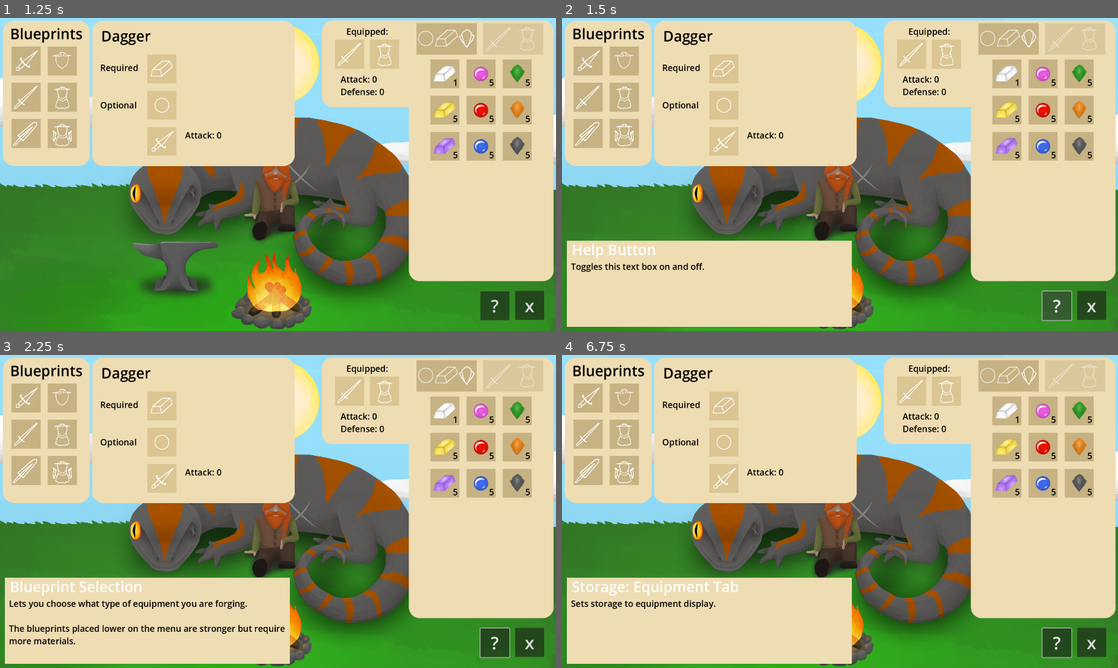
Above: before the commit, frames 1-4 (two rows, left to right).
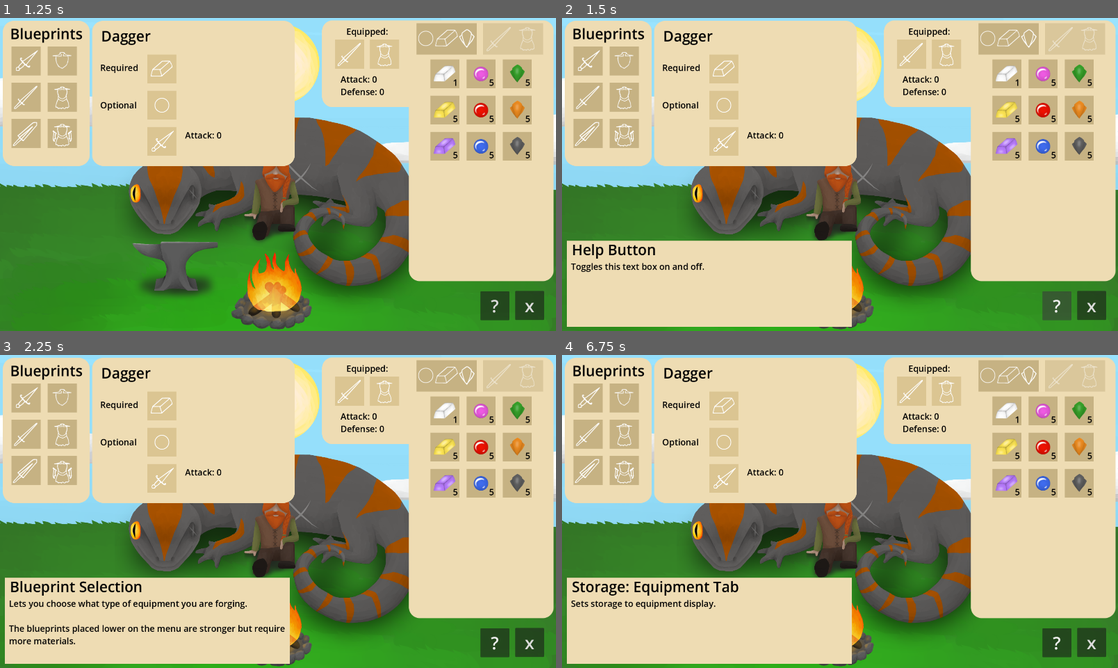
Above: after the commit, the same moments.

Repository: OrusLiOx/To-Slay-A-Dragon
Game: Godot game, scene res://Scenes/main.tscn
Two runs of this game, one before a commit and one after it. Both use one fixed random seed, a clock stepped at 60 frames per second and the inputs below. The engine's default icon, where the game draws it, is replaced by a stand-in: a white triangle on a blue panel in a dark square.
Inputs (mouse positions are in pixels of both pictures, inside the frame that each line leads up to):
- Up to frame 1 (1.25 s): click (172, 271) at 0.5 s
- Up to frame 2 (1.5 s): click "?" at 1.25 s
- Up to frame 3 (2.25 s): click (27, 398) at 2 s
- Up to frame 4 (6.75 s): click (589, 433) at 2.77 s; click (589, 470) at 3.52 s; click (623, 398) at 4.27 s; click (623, 433) at 5.02 s; click (623, 470) at 5.77 s; click (1073, 376) at 6.5 s

Frame 1 is identical in both runs. In frame 2, 0.3% of the frame differs, in the area x 2-92%, y 72-97%; in frame 3, 0.5%; in frame 4, 0.5%, in the area x 1-92%, y 72-97%.

Commit message:
cleaned up camp related scenes/scripts

Diff:
--- a/Godot/Scenes/Camp/Scripts/Blacksmith.gd
+++ b/Godot/Scenes/Camp/Scripts/Blacksmith.gd
@@ -35,12 +35,13 @@
 	pass # Replace with function body.
 
 
-# Called every frame. 'delta' is the elapsed time since the previous frame.
 func _process(delta):
+	# fades out text box if necessary
 	if !active or (!inBlacksmith and !inTextBox):
 		dialogue.modulate.a = move_toward(dialogue.modulate.a,0,.5*delta)
 	pass
 
+# trigger dialogue when clicked
 func _on_button_down():
 	if !active:
 		return
@@ -53,6 +54,7 @@
 		specialDialogue.remove_at(0);
 	pass # Replace with function body.
 
+# dialogue fade/reapear based on mouse overlap
 func _on_mouse_entered():
 	if !active:
 		return
--- a/Godot/Scenes/Camp/Sky.gd
+++ b/Godot/Scenes/Camp/Scripts/Sky.gd
@@ -3,26 +3,20 @@
 var moving
 
 var bodies
-var sun
 var moon
 var sky
 
 var curAngle
 var angleDest
 
-# Called when the node enters the scene tree for the first time.
 func _ready():
 	moving = false
 	curAngle = 0
 	angleDest = 0
 	bodies = $Bodies
-	sun = $Bodies/Sun
 	moon = $Bodies/Moon
 	sky = $Sky
 
-	pass # Replace with function body.
-
-# Called every frame. 'delta' is the elapsed time since the previous frame.
 func _process(delta):
 	if moving:
 		bodies.rotate(3*delta)
@@ -41,7 +35,6 @@
 		else:
 			sky.position.y = 2*((moon.global_position.y-global_position.y)+381) - 850
 
-	pass
 
 func turn(incr = 1):
 	if incr <=0:
--- a/Godot/Scenes/Camp/Scripts/camp.gd
+++ b/Godot/Scenes/Camp/Scripts/camp.gd
@@ -11,18 +11,19 @@
 
 # Called when the node enters the scene tree for the first time.
 func _ready():
-	mouse = InputEventMouseMotion.new()
-	touchingLizor = false
 	heartParticles = $Lizor/GPUParticles2D
 	blacksmith = $Blacksmith
 	forge = $ForgeMenu
+
+	mouse = InputEventMouseMotion.new()
+	touchingLizor = false
+
 	$Anvil/Aura.visible = false
 	open()
 	pass # Replace with function body.
 
 func open():
 	_on_forge_menu_exit()
-	blacksmith.dialogue.modulate.a = 0
 
 func _process(_delta):
 	if touchingLizor and Input.is_action_pressed("Pet") and !forge.visible:
@@ -30,6 +31,7 @@
 	else:
 		heartParticles.amount_ratio = 0
 
+# open/close forge
 func _on_anvil_button_down():
 	blacksmith.active = false
 	$Anvil/Aura.visible = false
@@ -48,6 +50,7 @@
 
 	pass # Replace with function body.
 
+# anvil glow when hovered over
 func _on_anvil_mouse_entered():
 	if !forge.visible:
 		$Anvil/Aura.visible = true
@@ -57,6 +60,7 @@
 	$Anvil/Aura.visible = false
 	pass # Replace with function body.
 
+# detects if mouse is touching lizard
 func _on_lizor_mouse_entered():
 	touchingLizor =true
 	pass # Replace with function body.
@@ -65,6 +69,7 @@
 	touchingLizor =false
 	pass # Replace with function body.
 
+# tells main to switch to map
 func _on_switch_button_down():
 	emit_signal("toMap")
 	open()
--- a/Godot/Scenes/Camp/Scripts/camp_help.gd
+++ b/Godot/Scenes/Camp/Scripts/camp_help.gd
@@ -8,8 +8,8 @@
 
 # Called when the node enters the scene tree for the first time.
 func _ready():
-	text = $Label
-	header = $Label2
+	text = $Description
+	header = $Title
 	count = 1
 	_on_control_mouse_exited()
 	storage = storage.get_child(3)
@@ -60,7 +60,7 @@
 		text.text += "Clicking on an equipment equips/unequips it"
 	pass # Replace with function body.
 
-func _on_req_mouse_entered():
+func _on_required_mouse_entered():
 	count+=1
 	header.text = "Active Blueprint: Required Materials"
 	text.text = "Indicates materials that are required to forge the selected equipment.\n\n"
@@ -68,7 +68,7 @@
 	text.text+= "Clicking on a selected material in the blueprint will remove it."
 	pass # Replace with function body.
 
-func _on_req_2_mouse_entered():
+func _on_optional_mouse_entered():
 	count+=1
 	header.text = "Active Blueprint: Optional Materials"
 	text.text = "Indicates materials optional material that can be added to make the equipment stronger.\n\n"
@@ -76,7 +76,7 @@
 	text.text += "Clicking on a selected material in the blueprint will remove it."
 	pass # Replace with function body.
 
-func _on_req_3_mouse_entered():
+func _on_crafted_mouse_entered():
 	count+=1
 	header.text = "Active Blueprint: Equipment Preview"
 	text.text = "Displays the equipment to be forged and the stats it will provide.\n\n"
@@ -89,7 +89,7 @@
 	text.text = "Sets storage to material display.\n\n"
 	pass # Replace with function body.
 
-func _on_materials_2_mouse_entered():
+func _on_equipment_mouse_entered():
 	count+=1
 	header.text = "Storage: Equipment Tab"
 	text.text = "Sets storage to equipment display.\n\n"
--- a/Godot/Scenes/Camp/Scripts/forge_menu.gd
+++ b/Godot/Scenes/Camp/Scripts/forge_menu.gd
@@ -40,9 +40,9 @@
 		if Input.is_action_just_pressed("Blueprint"+str(i+1)):
 			load_blueprint(types[i])
 
-# blueprint stuff
+# initial blueprint menu setup
 func load_blueprint_selection():
-	var parent = $BlueprintSelect/Buttons
+	var parent = $BlueprintSelect/Blueprints
 	var x = 0
 	var y = 0
 	for type in types:
@@ -60,7 +60,7 @@
 	pass
 
 func generate_blueprint_base():
-	var parent = $ActiveBlueprint/Buttons
+	var parent = $ActiveBlueprint/SelectedParts
 
 	for x in range(0,4):
 		var child = partButScene.instantiate()
@@ -87,13 +87,15 @@
 	builtEquip = equipButScene.instantiate()
 	$ActiveBlueprint.add_child(builtEquip)
 	builtEquip.position = Vector2(parent.position.x,parent.position.y+250)
-	builtEquip.visible = false
-	builtEquip.disabled = true
+	builtEquip.visible = true
+	builtEquip.disabled = false
 	builtEquip.button_down.connect(craft_equip)
 
 	pass
 
+# handle switching blueprints
 func blueprint_button_down(type):
+	# if active blueprint isn't changed, clear parts from selection
 	if type == activeBlueprint:
 		for i in range(0,4):
 			if selectedParts[0][i].part.rarity >= 0:
@@ -106,10 +108,6 @@
 
 func load_blueprint(type):
 	activeBlueprint = type
-	$ActiveBlueprint.visible = true
-	if type != "":
-		$ActiveBlueprint/Label2.text = "Required\n\n\nOptional"
-	builtEquip.visible = true
 	$ActiveBlueprint/Type.text = type.capitalize()
 
 	match(type):
@@ -128,6 +126,7 @@
 		_:
 			set_blueprint_slots(["","","","","",""])
 			builtEquip.visible = false
+
 	storage.update()
 	update_equip_stats()
 	pass
@@ -210,7 +209,8 @@
 	update_equip_stats()
 
 func update_equip_stats():
-	var label = $ActiveBlueprint/Label
+	# determine value of crafted equipment
+	var label = $ActiveBlueprint/EquipStat
 	if activeBlueprint == "":
 		return
 
@@ -230,12 +230,13 @@
 
 	storage.update()
 
+	# if row 0 isn't filled, you can't craft
 	for partBut in selectedParts[0]:
 		if partBut.part.rarity == -1:
 			builtEquip.set_ghost(activeBlueprint)
 			builtEquip.disabled = true
 			return
-
+	# if row 0 is filled, build equip based on selected parts
 	var parts:Array = []
 	for arr in selectedParts:
 		for partBut in arr:
@@ -256,8 +257,6 @@
 				partBut.set_part(Part.new(partBut.part.type, -1))
 				partBut.update()
 	update_equip_stats()
-	pass
 
 func _on_help_button_down():
 	$HelpStuff.visible = !$HelpStuff.visible
-	pass # Replace with function body.
--- a/Godot/Scenes/Camp/forge_menu.tscn
+++ b/Godot/Scenes/Camp/forge_menu.tscn
@@ -8,7 +8,8 @@
 [ext_resource type="LabelSettings" uid="uid://cb4eflp81bok5" path="res://Themes/HeaderLabel.tres" id="6_p68io"]
 [ext_resource type="PackedScene" uid="uid://ly2lqh5cyg56" path="res://Scenes/StorageUI/storage.tscn" id="7_uefke"]
 [ext_resource type="Script" path="res://Scenes/Camp/Scripts/camp_help.gd" id="8_sxyww"]
-[ext_resource type="LabelSettings" uid="uid://cysjrmkj5ucc5" path="res://Themes/HeaderLabel_White.tres" id="9_bn2ai"]
+
+[sub_resource type="StyleBoxEmpty" id="StyleBoxEmpty_rnipj"]
 
 [node name="ForgeMenu" type="Node2D"]
 script = ExtResource("1_5tl1t")
@@ -21,6 +22,7 @@
 offset_right = 1879.0
 offset_bottom = 1042.0
 theme_override_font_sizes/font_size = 60
+theme_override_styles/focus = SubResource("StyleBoxEmpty_rnipj")
 text = "x"
 
 [node name="Help" type="Button" parent="."]
@@ -29,6 +31,7 @@
 offset_right = 1759.0
 offset_bottom = 1043.0
 theme_override_font_sizes/font_size = 60
+theme_override_styles/focus = SubResource("StyleBoxEmpty_rnipj")
 text = "?"
 
 [node name="ActiveBlueprint" type="Node2D" parent="."]
@@ -37,10 +40,10 @@
 [node name="UIbackdrop" parent="ActiveBlueprint" instance=ExtResource("4_xr85d")]
 layer_0/tile_data = PackedInt32Array(0, 0, 0, 1, 65536, 0, 2, 65536, 0, 3, 65536, 0, 4, 65536, 0, 131076, 65536, 0, 131 …(2367 unchanged characters)…
 
-[node name="Buttons" type="Node2D" parent="ActiveBlueprint"]
+[node name="SelectedParts" type="Node2D" parent="ActiveBlueprint"]
 position = Vector2(191, 116)
 
-[node name="Label" type="Label" parent="ActiveBlueprint"]
+[node name="EquipStat" type="Label" parent="ActiveBlueprint"]
 offset_left = 321.0
 offset_top = 373.0
 offset_right = 859.0
@@ -54,7 +57,7 @@
 offset_bottom = 115.0
 label_settings = ExtResource("6_p68io")
 
-[node name="Label2" type="Label" parent="ActiveBlueprint"]
+[node name="PartType" type="Label" parent="ActiveBlueprint"]
 offset_left = 28.0
 offset_top = 140.0
 offset_right = 159.0
@@ -72,10 +75,10 @@
 position = Vector2(-12, 12)
 layer_0/tile_data = PackedInt32Array(-65535, 65536, 0, -65536, 65536, 0, 131072, 65536, 0, 131073, 65536, 0, 65537, 655 …(977 unchanged characters)…
 
-[node name="Buttons" type="Node2D" parent="BlueprintSelect"]
+[node name="Blueprints" type="Node2D" parent="BlueprintSelect"]
 position = Vector2(-32, 0)
 
-[node name="Label" type="Label" parent="BlueprintSelect"]
+[node name="Title" type="Label" parent="BlueprintSelect"]
 offset_left = -37.0
 offset_top = -79.0
 offset_right = 214.0
@@ -105,7 +108,7 @@
 offset_right = 1014.0
 offset_bottom = 510.0
 
-[node name="Req" type="Control" parent="HelpStuff"]
+[node name="Required" type="Control" parent="HelpStuff"]
 layout_mode = 3
 anchors_preset = 0
 offset_left = 320.0
@@ -113,7 +116,7 @@
 offset_right = 1014.0
 offset_bottom = 238.0
 
-[node name="Req2" type="Control" parent="HelpStuff"]
+[node name="Optional" type="Control" parent="HelpStuff"]
 layout_mode = 3
 anchors_preset = 0
 offset_left = 319.0
@@ -121,7 +124,7 @@
 offset_right = 1013.0
 offset_bottom = 362.0
 
-[node name="Req3" type="Control" parent="HelpStuff"]
+[node name="Crafted" type="Control" parent="HelpStuff"]
 layout_mode = 3
 anchors_preset = 0
 offset_left = 449.0
@@ -145,7 +148,7 @@
 offset_right = 1917.0
 offset_bottom = 910.0
 
-[node name="materials" type="Control" parent="HelpStuff"]
+[node name="Materials" type="Control" parent="HelpStuff"]
 layout_mode = 3
 anchors_preset = 0
 offset_left = 1438.0
@@ -153,7 +156,7 @@
 offset_right = 1647.0
 offset_bottom = 126.0
 
-[node name="materials2" type="Control" parent="HelpStuff"]
+[node name="Equipment" type="Control" parent="HelpStuff"]
 layout_mode = 3
 anchors_preset = 0
 offset_left = 1667.0
@@ -161,7 +164,7 @@
 offset_right = 1876.0
 offset_bottom = 126.0
 
-[node name="ColorRect" type="ColorRect" parent="HelpStuff"]
+[node name="Backdrop" type="ColorRect" parent="HelpStuff"]
 custom_minimum_size = Vector2(100, 100)
 offset_left = 17.0
 offset_top = 769.0
@@ -169,7 +172,7 @@
 offset_bottom = 1065.0
 color = Color(0.933333, 0.862745, 0.701961, 1)
 
-[node name="Label" type="Label" parent="HelpStuff"]
+[node name="Description" type="Label" parent="HelpStuff"]
 offset_left = 31.0
 offset_top = 836.0
 offset_right = 997.0
@@ -179,13 +182,13 @@
 autowrap_mode = 2
 visible_characters_behavior = 1
 
-[node name="Label2" type="Label" parent="HelpStuff"]
+[node name="Title" type="Label" parent="HelpStuff"]
 offset_left = 34.0
 offset_top = 764.0
 offset_right = 1000.0
 offset_bottom = 1036.0
 text = "Item"
-label_settings = ExtResource("9_bn2ai")
+label_settings = ExtResource("6_p68io")
 autowrap_mode = 2
 visible_characters_behavior = 1
 
@@ -200,17 +203,17 @@
 [connection signal="mouse_exited" from="HelpStuff/BlueprintSelect" to="HelpStuff" method="_on_control_mouse_exited"]
 [connection signal="mouse_entered" from="HelpStuff/BlueprintActive" to="HelpStuff" method="_on_blueprint_active_mouse_entered"]
 [connection signal="mouse_exited" from="HelpStuff/BlueprintActive" to="HelpStuff" method="_on_control_mouse_exited"]
-[connection signal="mouse_entered" from="HelpStuff/Req" to="HelpStuff" method="_on_req_mouse_entered"]
-[connection signal="mouse_exited" from="HelpStuff/Req" to="HelpStuff" method="_on_control_mouse_exited"]
-[connection signal="mouse_entered" from="HelpStuff/Req2" to="HelpStuff" method="_on_req_2_mouse_entered"]
-[connection signal="mouse_exited" from="HelpStuff/Req2" to="HelpStuff" method="_on_control_mouse_exited"]
-[connection signal="mouse_entered" from="HelpStuff/Req3" to="HelpStuff" method="_on_req_3_mouse_entered"]
-[connection signal="mouse_exited" from="HelpStuff/Req3" to="HelpStuff" method="_on_control_mouse_exited"]
+[connection signal="mouse_entered" from="HelpStuff/Required" to="HelpStuff" method="_on_required_mouse_entered"]
+[connection signal="mouse_exited" from="HelpStuff/Required" to="HelpStuff" method="_on_control_mouse_exited"]
+[connection signal="mouse_entered" from="HelpStuff/Optional" to="HelpStuff" method="_on_optional_mouse_entered"]
+[connection signal="mouse_exited" from="HelpStuff/Optional" to="HelpStuff" method="_on_control_mouse_exited"]
+[connection signal="mouse_entered" from="HelpStuff/Crafted" to="HelpStuff" method="_on_crafted_mouse_entered"]
+[connection signal="mouse_exited" from="HelpStuff/Crafted" to="HelpStuff" method="_on_control_mouse_exited"]
 [connection signal="mouse_entered" from="HelpStuff/Equipped" to="HelpStuff" method="_on_equipped_mouse_entered"]
 [connection signal="mouse_exited" from="HelpStuff/Equipped" to="HelpStuff" method="_on_control_mouse_exited"]
 [connection signal="mouse_entered" from="HelpStuff/Storage" to="HelpStuff" method="_on_storage_mouse_entered"]
 [connection signal="mouse_exited" from="HelpStuff/Storage" to="HelpStuff" method="_on_control_mouse_exited"]
-[connection signal="mouse_entered" from="HelpStuff/materials" to="HelpStuff" method="_on_materials_mouse_entered"]
-[connection signal="mouse_exited" from="HelpStuff/materials" to="HelpStuff" method="_on_control_mouse_exited"]
-[connection signal="mouse_entered" from="HelpStuff/materials2" to="HelpStuff" method="_on_materials_2_mouse_entered"]
-[connection signal="mouse_exited" from="HelpStuff/materials2" to="HelpStuff" method="_on_control_mouse_exited"]
+[connection signal="mouse_entered" from="HelpStuff/Materials" to="HelpStuff" method="_on_materials_mouse_entered"]
+[connection signal="mouse_exited" from="HelpStuff/Materials" to="HelpStuff" method="_on_control_mouse_exited"]
+[connection signal="mouse_entered" from="HelpStuff/Equipment" to="HelpStuff" method="_on_equipment_mouse_entered"]
+[connection signal="mouse_exited" from="HelpStuff/Equipment" to="HelpStuff" method="_on_control_mouse_exited"]
--- a/Godot/Scenes/Camp/sky.tscn
+++ b/Godot/Scenes/Camp/sky.tscn
@@ -1,6 +1,6 @@
 [gd_scene load_steps=5 format=3 uid="uid://wstkkynamdel"]
 
-[ext_resource type="Script" path="res://Scenes/Camp/Sky.gd" id="1_iree3"]
+[ext_resource type="Script" path="res://Scenes/Camp/Scripts/Sky.gd" id="1_iree3"]
 [ext_resource type="Texture2D" uid="uid://dokfus5y1844d" path="res://Sprites/skybox/sky.png" id="2_k40db"]
 [ext_resource type="Texture2D" uid="uid://drtvoc156b6ja" path="res://Sprites/skybox/sun.png" id="3_y8nas"]
 [ext_resource type="Texture2D" uid="uid://c8qj2sgjmhx73" path="res://Sprites/skybox/moon.png" id="4_ela5e"]
--- a/Godot/Scenes/StorageUI/EquipmentUI/equipment_storage.tscn
+++ b/Godot/Scenes/StorageUI/EquipmentUI/equipment_storage.tscn
@@ -77,8 +77,6 @@
 [node name="Label" type="Label" parent="Main/PartDisplay"]
 offset_right = 500.0
 offset_bottom = 42.0
-text = "Weapon
-Attack: 100"
 label_settings = ExtResource("3_l4isl")
 horizontal_alignment = 1
 
